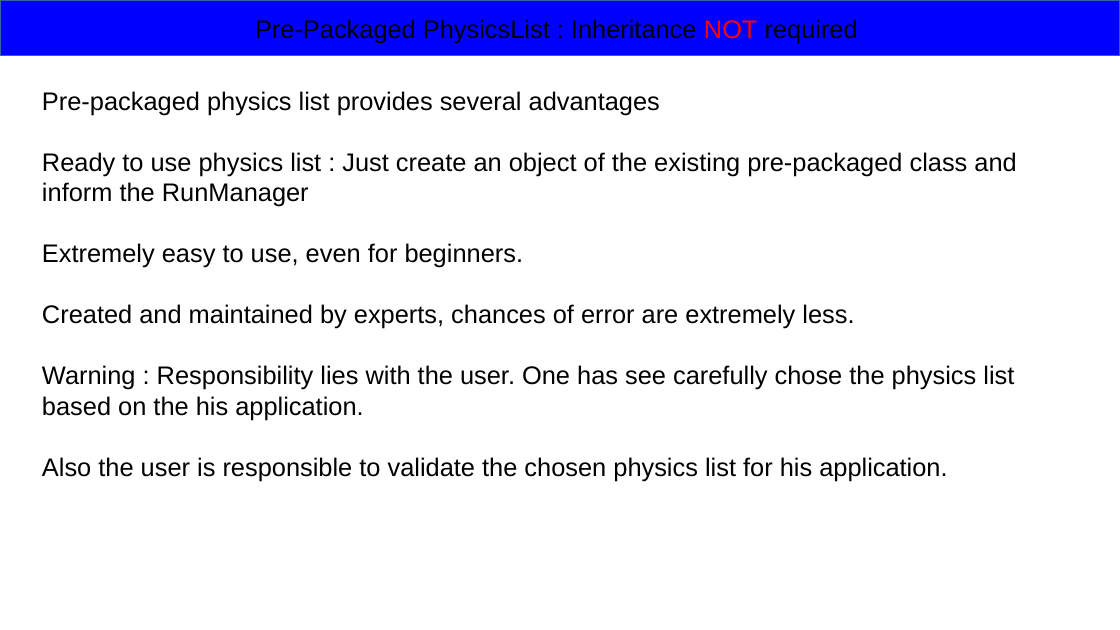
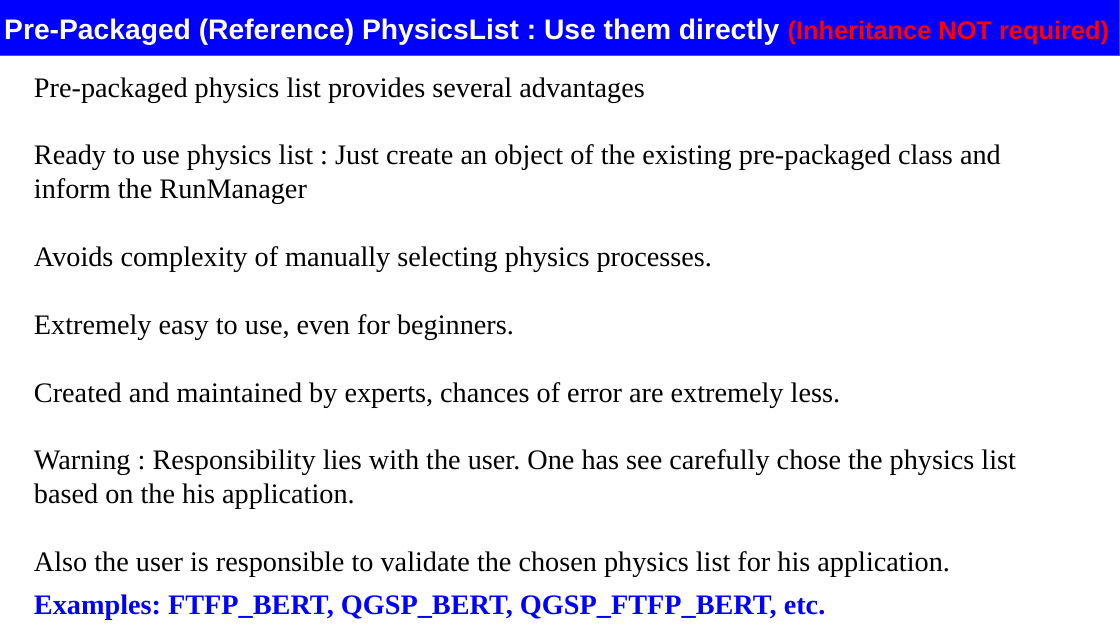
Before and after one commit to rsehgal/G4Simulations, a slide deck: slide 17 of Presentations/PhysicsList.pptx (slide 12 before the commit). Drawn at 1120x630 pixels with LibreOffice and Linux fonts; fonts in the diff are those of the drawing. Boxes give left, top, right and bottom in pixels: in the first picture for what was removed or moved away, otherwise in the second. Text is boxed around its words. In the diff, an @@ line names an element or a change of style, - is before the commit and + after.

Commit message:
Modified the PhysicsList PPTs

```diff
--- a/Presentations/PhysicsList.pptx
+++ b/Presentations/PhysicsList.pptx
@@ text in rectangle at [4, 18, 1109, 45]: text changed; size 18 to 20 pt; text colour #000000 to #FFFFFF; bold on @@
-Pre-Packaged PhysicsList : Inheritance NOT required
+Pre-Packaged (Reference) PhysicsList : Use them directly (Inheritance NOT required)
@@ text "Pre-packaged physics list provides several ...": place and size @@
-text "Pre-packaged physics list provides several ..." at [42, 91, 1016, 481]
+text "Pre-packaged physics list provides several ..." at [34, 77, 1015, 619]
@@ text at [34, 77, 1015, 576]: size 18 to 20 pt, font Arial to Times New Roman in "Pre-packaged physics list provides several advantages", "Ready to use physics list : Just ...", "Extremely easy to use, even for beginners.", "Created and maintained by experts, chances of ..." and 2 more places @@
@@ text at [34, 246, 712, 271]: paragraph added @@
+Avoids complexity of manually selecting physics processes.
@@ text at [34, 594, 826, 619]: paragraph added @@
+Examples: FTFP_BERT, QGSP_BERT, QGSP_FTFP_BERT, etc.
```
Also in this commit, not shown: 14 other slides changed, 16 slides added, 2 slides removed, 2 other files.
